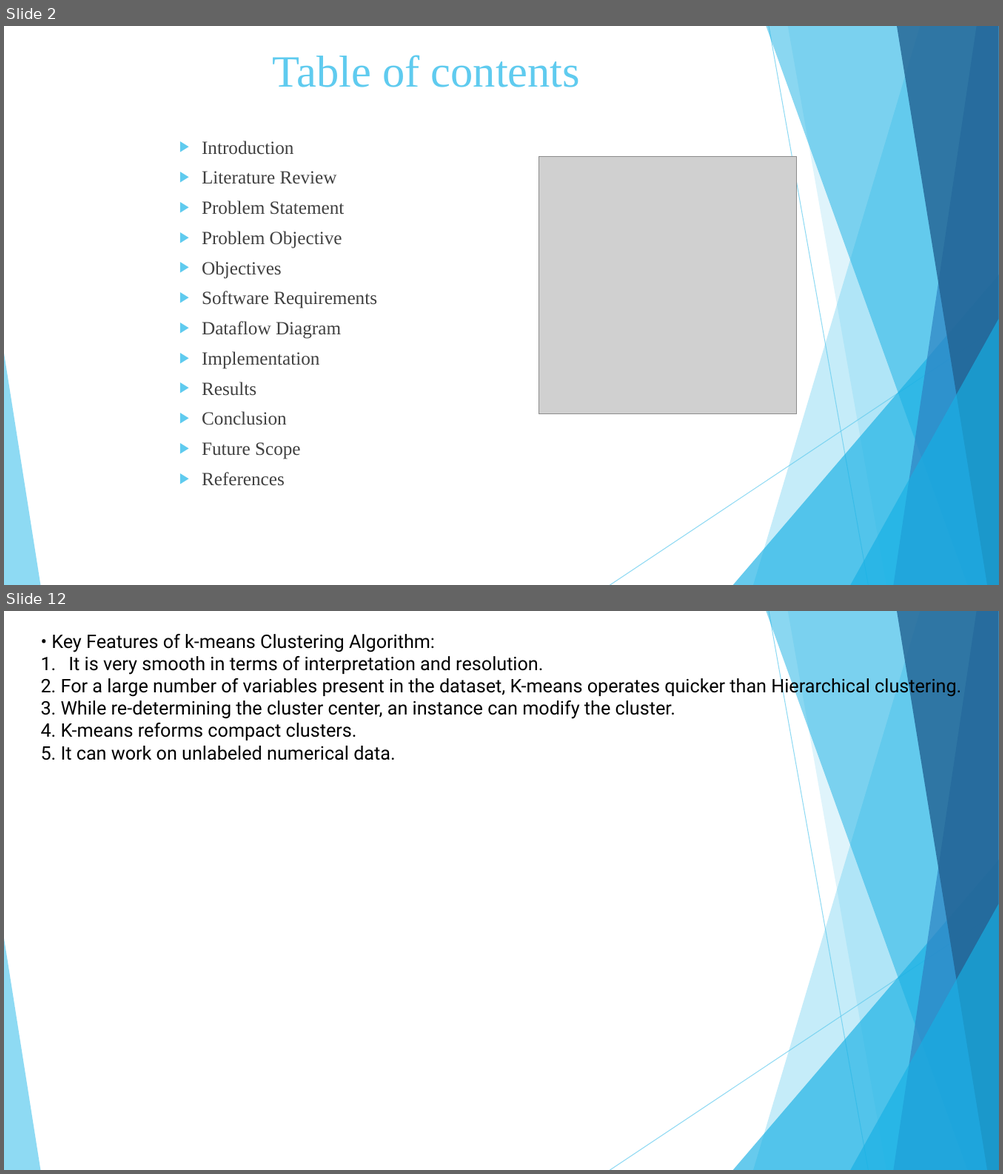
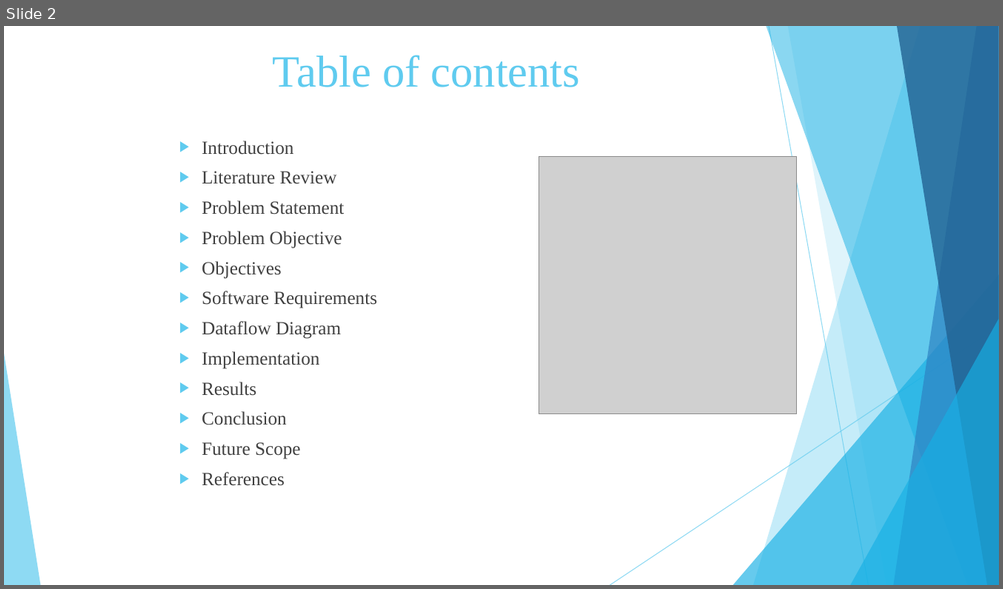
Before and after one commit to Vaibhav-Dharmik/project_reports_final_yr, a slide deck: final_submission_ppt.pptx. Shown one above the other, each under a label of ours: slides 2 and 12 before the commit, slide 2 after it; the slides between them are not shown. The pictures are 1003x1174 and 1003x589 pixels, drawn with LibreOffice and Linux fonts; fonts in the diff are those of the drawing; grey boxes stand for pictures. Boxes give left, top, right and bottom in pixels: in the first picture for what was removed or moved away, otherwise in the second. Text is boxed around its words. In the diff, an @@ line names an element or a change of style, - is before the commit and + after.

```diff
--- a/final_submission_ppt.pptx
+++ b/final_submission_ppt.pptx
@@ slide 12 removed at bbox=[4, 611, 999, 1170], background #FFFFFF; not listed: 10 template elements that a slide beside it also shows @@
@@ text removed at bbox=[41, 634, 961, 760] @@
-• Key Features of k-means Clustering Algorithm:
-1. It is very smooth in terms of interpretation and resolution.
-2. For a large number of variables present in the dataset, K-means operates quicker than Hierarchical clustering.
-3. While re-determining the cluster center, an instance can modify the cluster.
-4. K-means reforms compact clusters.
-5. It can work on unlabeled numerical data.
```
Also in this commit, not shown: 16 slides changed, 5 slides added, 2 other slides removed, 1 other file.
